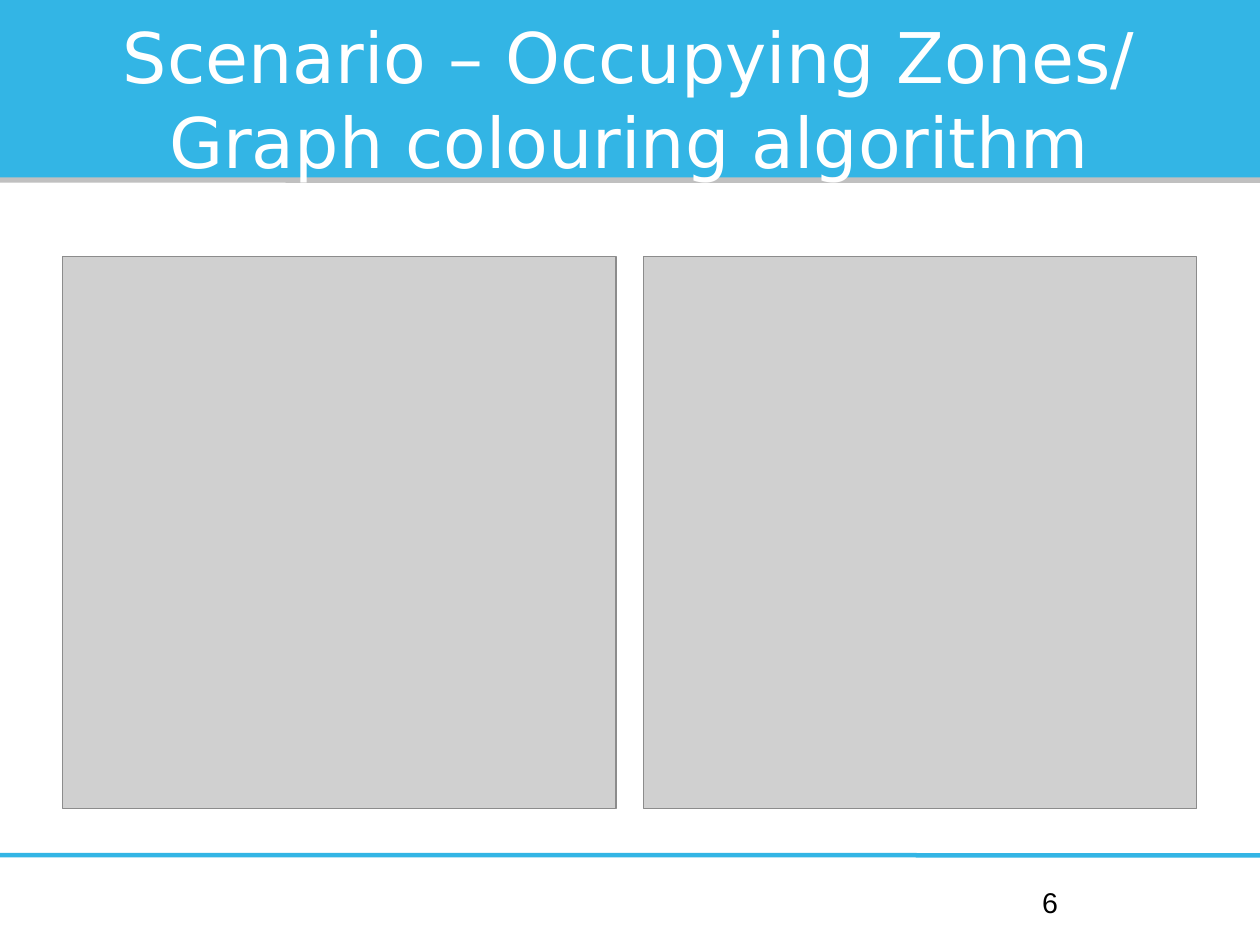
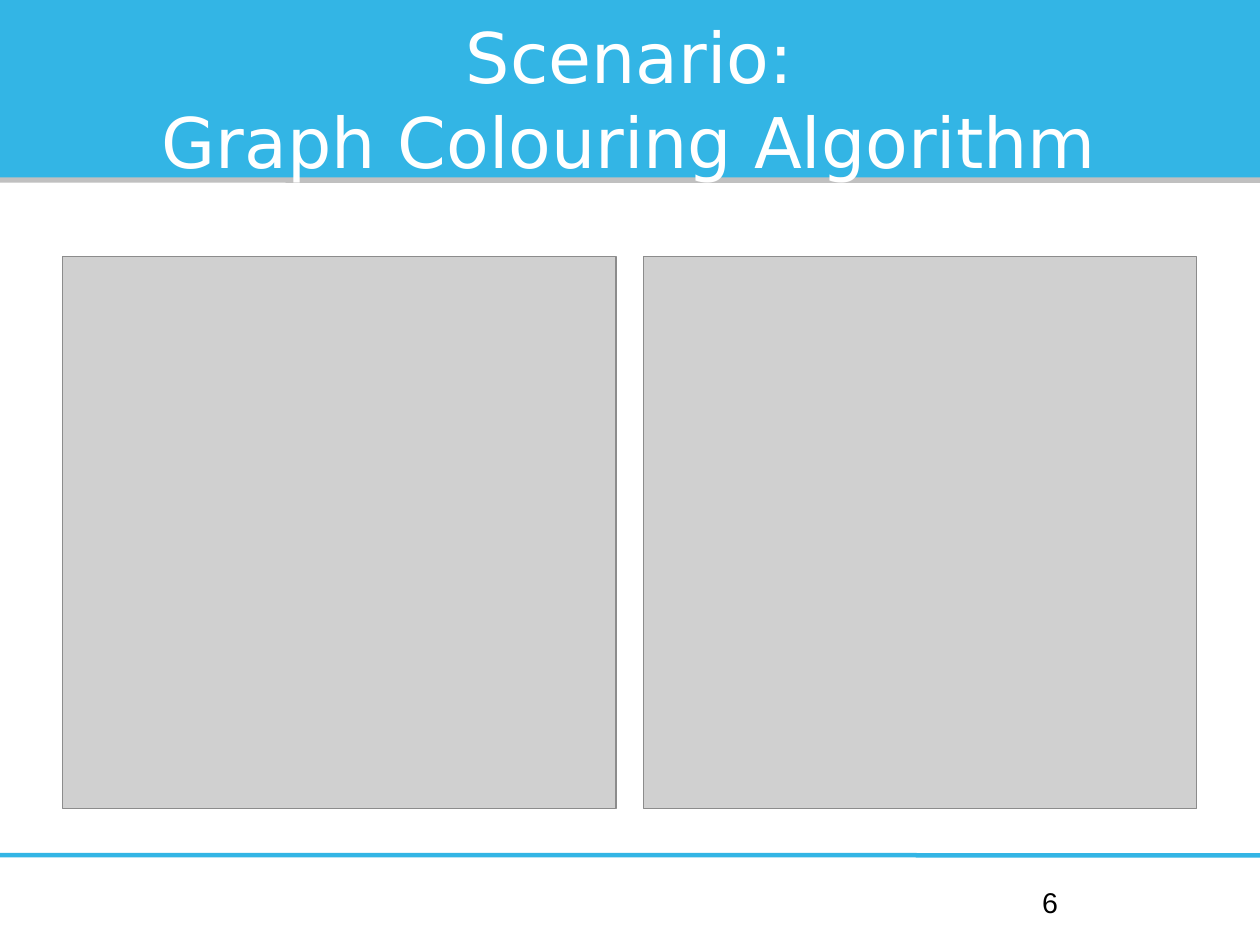
Before and after one commit to Institute-Web-Science-and-Technologies/mapc, a slide deck: slide 6 of Oberseminar/presentation.odp. Drawn at 1260x945 pixels with LibreOffice and Linux fonts; fonts in the diff are those of the drawing; grey boxes stand for pictures. Boxes give left, top, right and bottom in pixels: in the first picture for what was removed or moved away, otherwise in the second. Text is boxed around its words. In the diff, an @@ line names an element or a change of style, - is before the commit and + after.

```diff
--- a/Oberseminar/presentation.odp
+++ b/Oberseminar/presentation.odp
@@ title at (x1=162, y1=30, x2=1096, y2=182): text changed @@
-Scenario – Occupying Zones/ Graph colouring algorithm
+Scenario:
+Graph Colouring Algorithm
```
Also in this commit, not shown: 24 other slides changed, 1 other file.
